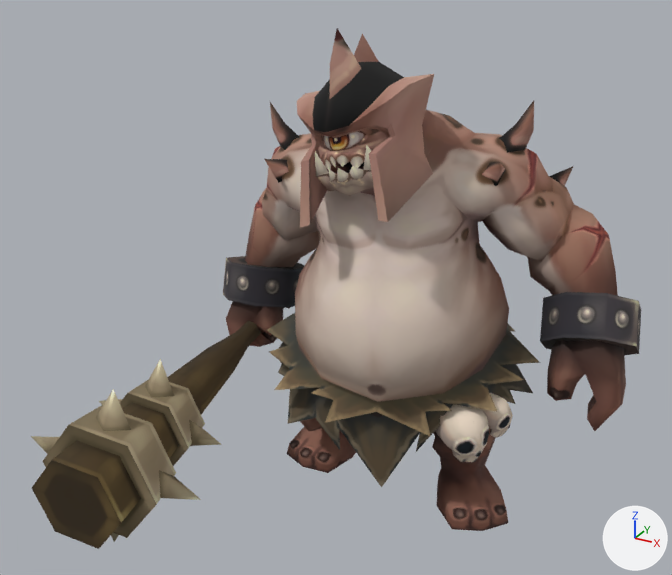
One commit to the OBJ model Resource/Boss02/Animation/Idle/Idle (46).obj: the scene before it, then after it.
Rendered twice from a 50 mm camera at (193.0, -425.0, 327.0) aimed at (-13.0, -51.0, 140.0). Lighting does not change. The marker at lower right points along +X, +Y and +Z. Where no turn or scale is listed for an object, it has been applied to the vertices. Vertices at the same position are counted once.

The older version as bpy lines, for what is in view:
```python
me_cyclops01_w = bpy.data.meshes.new('Cyclops01_W')
me_cyclops01_w.from_pydata(...)  # 124 vertices, 156 faces; spans x -133.0..-37.0, y -178.0..66.0, z 17.0..111.0
me_cyclops01_w.materials.append(mat_material__26)  # picture img_texture_w_png
me_cyclops03 = bpy.data.meshes.new('Cyclops03')
me_cyclops03.from_pydata(...)  # 738 vertices, 1324 faces; spans x -134.0..123.0, y -66.0..75.0, z 0.0..264.0
me_cyclops03.materials.append(mat_material__25)  # picture img_texture_png
# before: 399 (-99.0, 4.0, 88.0) at pixel (255, 305), 401 (-120.0, 4.0, 88.0) at pixel (228, 300), 415 (-108.0, 3.0, 68.0), 416 (-115.0, -1.0, 62.0), 417 (-121.0, 2.0, 76.0) at pixel (225, 318)
# before: 418 (-103.0, 5.0, 76.0) at pixel (251, 321), 421 (-95.0, 6.0, 87.0) at pixel (263, 307), 424 (-86.0, 15.0, 75.0), 425 (-90.0, 3.0, 77.0) at pixel (267, 326), 426 (-96.0, 2.0, 62.0) at pixel (259, 346)
# before: 427 (-100.0, 4.0, 68.0), 428 (-99.0, 5.0, 71.0), 430 (-91.0, 9.0, 63.0) at pixel (272, 343), 431 (-99.0, 11.0, 66.0) at pixel (262, 335)
ob_cyclops01_w = bpy.data.objects.new('Cyclops01_W', me_cyclops01_w)
ob_cyclops01_w.location = (0.0, 0.0, 0.0)
ob_cyclops03 = bpy.data.objects.new('Cyclops03', me_cyclops03)
ob_cyclops03.location = (0.0, 0.0, 0.0)
```
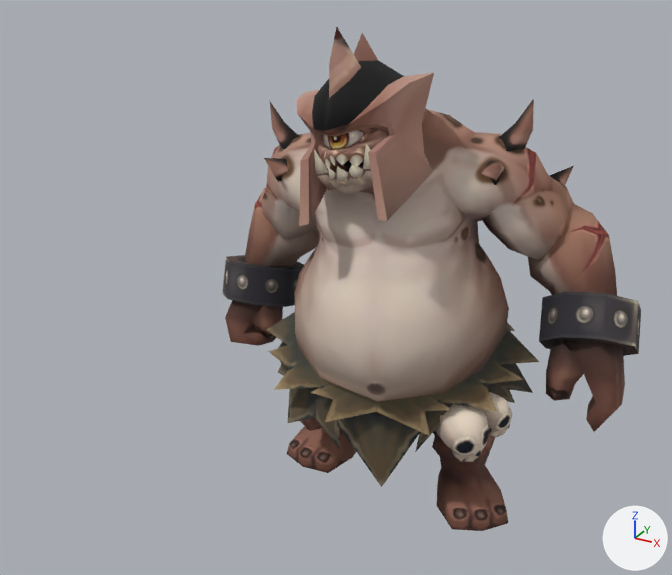
Where the change shows, as pixel boxes [x1, y1, x2, y2] in the pictures (672 x 575 px; the box of a moved part takes in the faces that stretch with it):
'Cyclops03', reshaped
    before: [223, 28, 641, 531]
    after: [222, 27, 641, 531]
'Cyclops01_W', deleted (brown)
    before: [31, 307, 290, 549]
part 1 of me_cyclops03, moved or reshaped
    before: [540, 292, 641, 356]
    after: [539, 292, 641, 356]
part 2 of me_cyclops03, moved or reshaped
    before: [549, 166, 573, 186]
    after: [550, 166, 573, 186]
part 3 of me_cyclops03, rebuilt
    before: [547, 340, 626, 431]
    after: [546, 340, 625, 432]
part 4 of me_cyclops03, moved or reshaped
    before: [264, 101, 618, 389]
    after: [264, 99, 617, 388]
part 5 of me_cyclops03, moved or reshaped
    before: [223, 258, 287, 347]
    after: [222, 257, 286, 346]

The edits, one by one:
me_cyclops03 is used by ob_cyclops03; location (0.0, 0.0, 0.0).
Verts and faces of me_cyclops03; kept vertices keep their numbers, new ones are numbered from 738.
me_cyclops03 had 738 vertices, 1324 faces and spanned x -134.0..123.0, y -66.0..75.0, z 0.0..264.0.
me_cyclops03 now has 738 vertices, 1324 faces and spans x -135.0..123.0, y -66.0..74.0, z 0.0..264.0.
me_cyclops03 part 1: the loose piece of 16 vertices spanning x 70.0..123.0, y 3.0..58.0, z 85.0..135.0 is moved by (0.0, -1.0, 1.0).
me_cyclops03 part 2: the loose piece of 5 vertices spanning x 59.0..71.0, y 47.0..60.0, z 171.0..186.0 is moved by (0.0, -1.0, 0.0).
me_cyclops03 part 3: the loose piece of 29 vertices spanning x 82.0..122.0, y -8.0..44.0, z 61.0..114.0 is rebuilt with 29 vertices and now spans x 82.0..121.0, y -9.0..42.0, z 62.0..115.0.
Part 4, on me_cyclops03:
15 vertices are removed from x -87.0..54.0, y -13.0..39.0, z 176.0..225.0.
32 faces are deleted.
10 vertices in x -20.0..77.0, y -61.0..57.0, z 67.0..192.0 move by (0.0, 0.0, 1.0).
10 vertices in x -19.0..109.0, y -52.0..75.0, z 105.0..161.0 move by (0.0, -1.0, 1.0).
8 vertices in x -15.0..98.0, y 19.0..63.0, z 48.0..172.0 move by (0.0, -1.0, 0.0).
12 vertices move from x -13.0..103.0, y -66.0..75.0, z 86.0..201.0 to x -13.0..103.0, y -66.0..74.0, z 86.0..202.0.
15 vertices are added at x -88.0..54.0, y -13.0..39.0, z 176.0..226.0.
32 new faces join them.
Part 5, on me_cyclops03:
Vertices 415, 416, 430 move by (0.0, 0.0, 0.0).
Vertices 424, 427, 431 move by (-1.0, 0.0, 0.0).
Vertex 399 moves to (-100.0, 5.0, 89.0), pixel (254, 304).
Vertex 428 moves to (-100.0, 6.0, 72.0), pixel (256, 329).
Vertex 401 moves to (-120.0, 5.0, 88.0), pixel (227, 299).
Vertex 417 moves to (-121.0, 3.0, 76.0), pixel (225, 317).
Vertex 418 moves to (-104.0, 5.0, 77.0), pixel (250, 320).
Vertex 425 moves to (-91.0, 3.0, 78.0), pixel (266, 325).
Vertex 421 moves to (-96.0, 7.0, 87.0), pixel (262, 306).
Vertex 426 moves to (-97.0, 3.0, 62.0), pixel (258, 345).
Object 'Cyclops01_W' (ob_cyclops01_w) is deleted.
